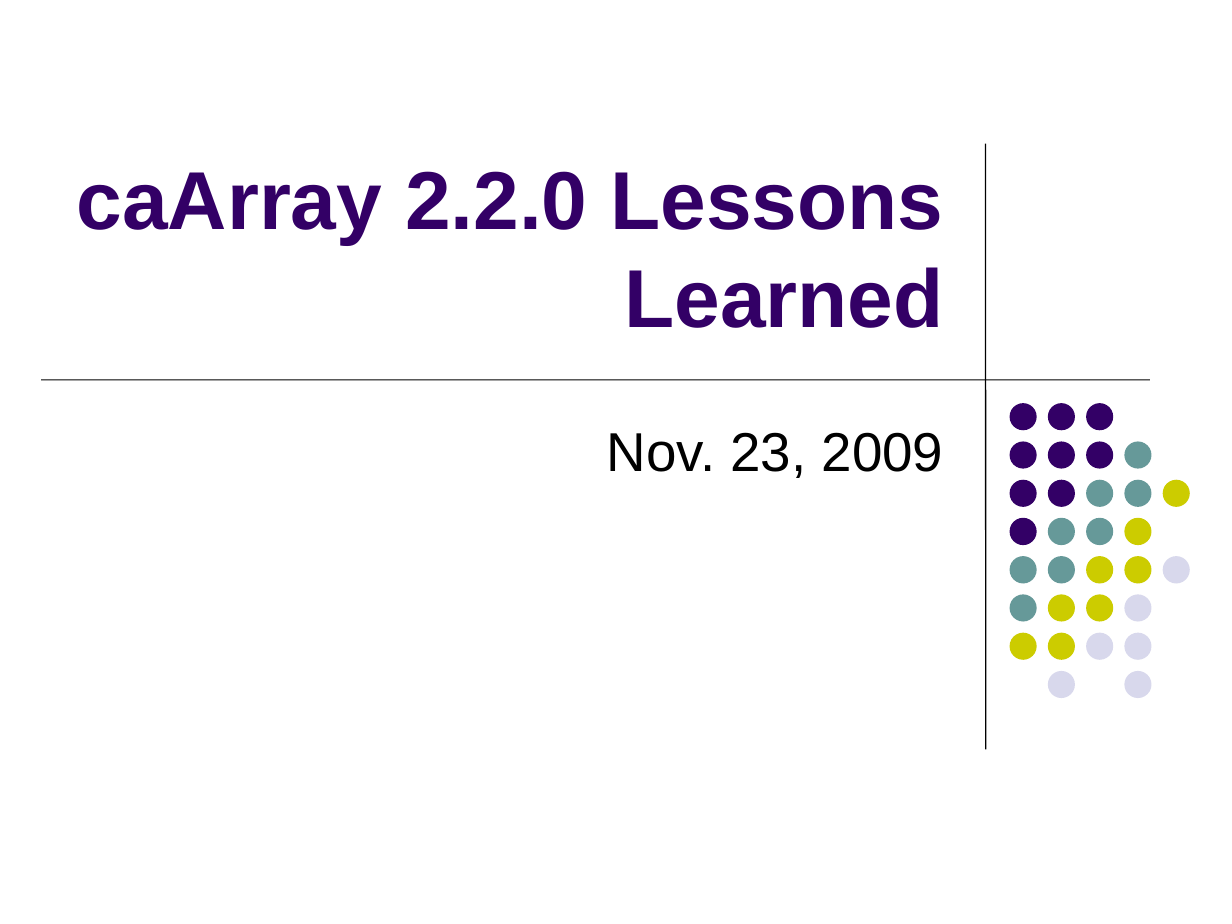
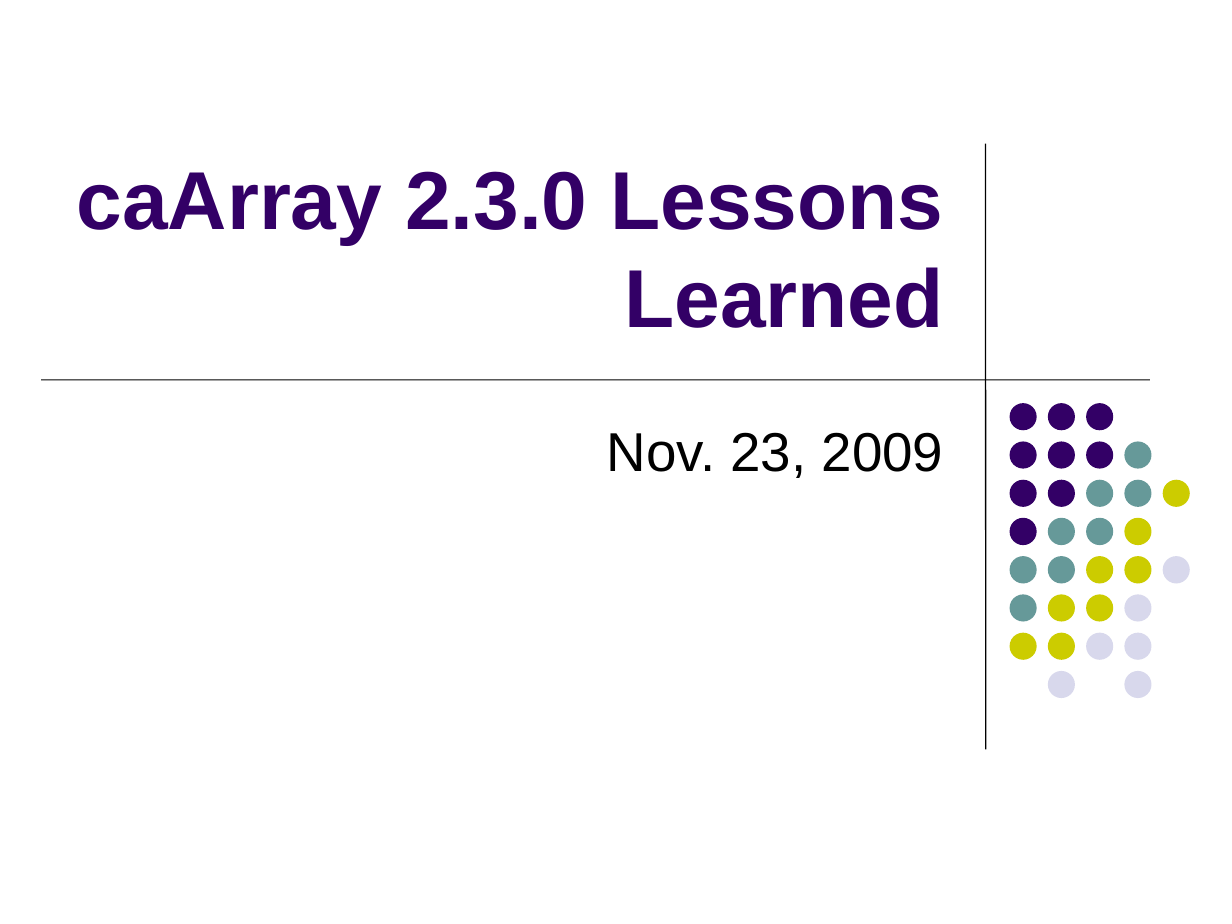
Before and after one commit to NCIP/caarray-docs, a slide deck: slide 1 of project_management/reports/2.3.0_project_portmortem.ppt. Drawn at 1232x924 pixels with LibreOffice and Linux fonts; fonts in the diff are those of the drawing. Boxes give left, top, right and bottom in pixels: in the first picture for what was removed or moved away, otherwise in the second. Text is boxed around its words. In the diff, an @@ line names an element or a change of style, - is before the commit and + after.

```diff
--- a/project_management/reports/2.3.0_project_portmortem.ppt
+++ b/project_management/reports/2.3.0_project_portmortem.ppt
@@ title at bbox=[76, 171, 943, 328]: text changed @@
-caArray 2.2.0 Lessons Learned
+caArray 2.3.0 Lessons Learned
```
Also in this commit, not shown: 5 other slides changed.
